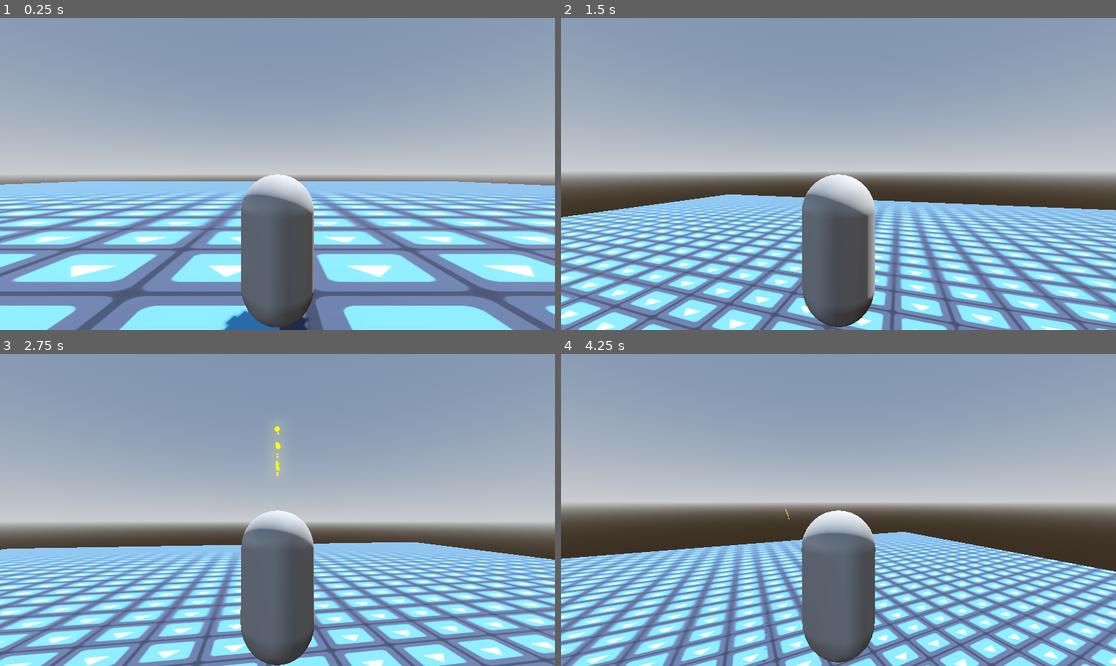
Above: before the commit, frames 1-4 (two rows, left to right).
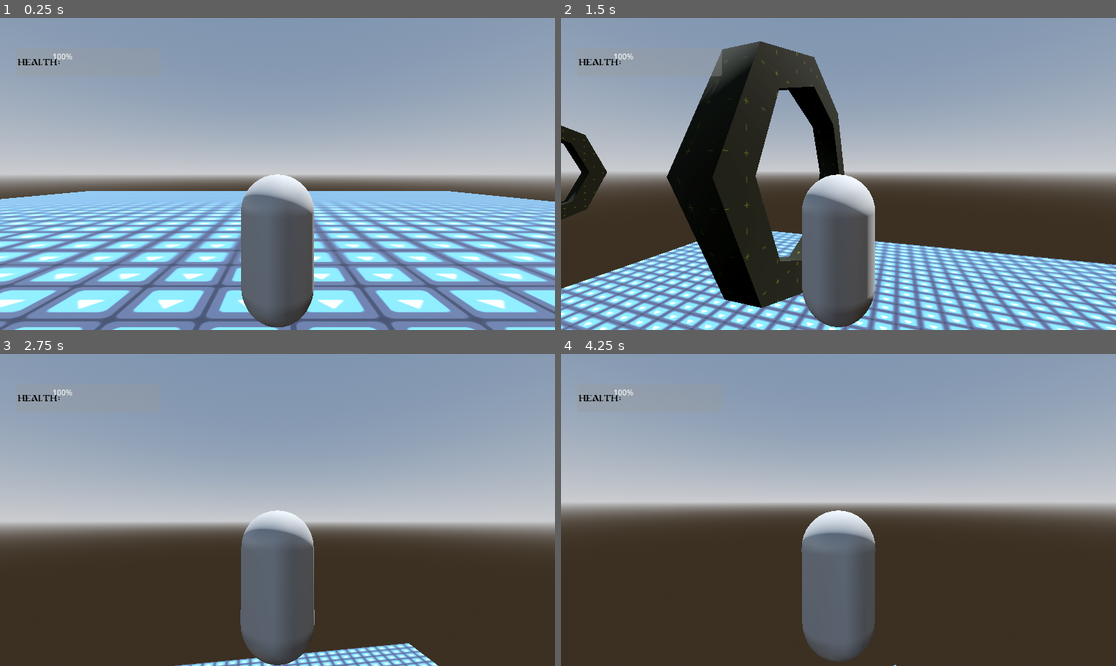
Above: after the commit, the same moments.

Repository: Feastgem/Game_game
Game: Godot game, scene res://assets/scenes/world.tscn
Two runs of this game, one before a commit and one after it. Both use one fixed random seed, a clock stepped at 60 frames per second and the inputs below. The engine's default icon, where the game draws it, is replaced by a stand-in: a white triangle on a blue panel in a dark square.
Inputs (mouse positions are in pixels of both pictures, inside the frame that each line leads up to):
- Up to frame 1 (0.25 s): no input
- Up to frame 2 (1.5 s): tap Enter (ui_accept) at 0.5 s; move the mouse to (866, 174) at 0.52 s; hold Space (jump) 0.53-1.28 s; hold Up (ui_up) from 0.53 s (still down); tap F (fly) at 0.6 s; move the mouse to (810, 174) at 1.27 s; tap Space (jump) at 1.35 s
- Up to frame 3 (2.75 s): keep holding Up (ui_up); tap Space (jump) at 1.52, 1.82 s; tap F (fly) at 1.55 s; move the mouse to (288, 503) at 2.02 s; hold Space (jump) from 2.03 s (still down); click (288, 503) at 2.1 s
- Up to frame 4 (4.25 s): keep holding Up (ui_up); move the mouse to (832, 516) at 2.77 s; release Space (jump) at 2.78 s; tap F (fly) at 2.85, 3.6 s; tap Space (jump) at 3.02, 3.32 s; move the mouse to (877, 513) at 3.52 s; hold Space (jump) from 3.53 s (still down)

The runs differ from the first frame. In frame 1, 30% of the frame differs, in the area x 0-100%, y 11-100%; in frame 2, 41%, in the area x 0-100%, y 7-100%; in frame 3, 33%; in frame 4, 33%.

Commit message:
v something i forgot to track

Diff:
--- /dev/null
+++ b/game-project/assets/material/grid/grid.tres
@@ -0,0 +1,9 @@
+[gd_resource type="StandardMaterial3D" format=3 uid="uid://chitmg68kgs4k"]
+
+[ext_resource type="Texture2D" uid="uid://ddn6aq8bi8et1" path="res://assets/material/grid/grid_gray.png" id="1_njyi2"]
+
+[resource]
+albedo_color = Color(0.3947838, 0.4052422, 0.38432983, 1)
+albedo_texture = ExtResource("1_njyi2")
+bent_normal_enabled = true
+uv1_triplanar = true
--- a/game-project/assets/scenes/scenes/bullet.tscn
+++ b/game-project/assets/scenes/bullet_enemy.tscn
@@ -1,15 +1,15 @@
-[gd_scene format=3 uid="uid://trplquwuqvck"]
+[gd_scene format=3 uid="uid://bu3usailotr3f"]
 
-[ext_resource type="Script" uid="uid://e34jikpubmxt" path="res://assets/scripts/bullet.gd" id="1_8hx1n"]
-[ext_resource type="Script" uid="uid://dtfk5118tmaxd" path="res://assets/scripts/Hitbox.gd" id="2_0t1ha"]
+[ext_resource type="Script" uid="uid://e34jikpubmxt" path="res://assets/scripts/bullet.gd" id="1_lfanp"]
+[ext_resource type="Script" uid="uid://dtfk5118tmaxd" path="res://assets/scripts/Hitbox.gd" id="2_6gvfb"]
 
 [sub_resource type="SphereShape3D" id="SphereShape3D_w7fbq"]
 radius = 0.01
 
 [sub_resource type="StandardMaterial3D" id="StandardMaterial3D_vmqvy"]
-albedo_color = Color(1, 0.7058824, 0.16078432, 1)
+albedo_color = Color(1, 0.28235295, 0.16078432, 1)
 emission_enabled = true
-emission = Color(1, 0.654902, 0, 1)
+emission = Color(0, 1, 0, 1)
 emission_energy_multiplier = 5.0
 
 [sub_resource type="SphereMesh" id="SphereMesh_gbu34"]
@@ -19,13 +19,6 @@
 
 [sub_resource type="SphereShape3D" id="SphereShape3D_2axtw"]
 radius = 0.05
-
-[sub_resource type="Gradient" id="Gradient_8hx1n"]
-offsets = PackedFloat32Array(0, 0.30769232, 0.7692308, 1)
-colors = PackedColorArray(1, 0.9882353, 0, 1, 1, 0.6509804, 0.043137256, 1, 1, 0.41568628, 0, 1, 0, 0, 0, 1)
-
-[sub_resource type="GradientTexture1D" id="GradientTexture1D_0t1ha"]
-gradient = SubResource("Gradient_8hx1n")
 
 [sub_resource type="Curve" id="Curve_r60kj"]
 _data = [Vector2(0, 0.68539333), 0.0, 0.0, 0, 0, Vector2(0.3076923, 1), 0.0, 0.0, 0, 0, Vector2(1, 0.30337083), 0.0, 0.0, 0, 0]
@@ -42,13 +35,11 @@
 scale_min = 5.0
 scale_max = 20.0
 scale_curve = SubResource("CurveTexture_qf0yw")
-color_ramp = SubResource("GradientTexture1D_0t1ha")
 
 [sub_resource type="StandardMaterial3D" id="StandardMaterial3D_pacmr"]
-vertex_color_use_as_albedo = true
-albedo_color = Color(1, 0.63529414, 0.03137255, 1)
+albedo_color = Color(1, 0.21960784, 0.03137255, 1)
 emission_enabled = true
-emission = Color(1, 0.6745098, 0, 1)
+emission = Color(1, 0.22352941, 0, 1)
 emission_energy_multiplier = 16.0
 
 [sub_resource type="SphereMesh" id="SphereMesh_x0qvn"]
@@ -56,9 +47,9 @@
 radius = 0.004
 height = 0.008
 
-[node name="bullet" type="CharacterBody3D" unique_id=355957662]
+[node name="bullet_enemy" type="CharacterBody3D" unique_id=355957662]
 transform = Transform3D(50, 0, 0, 0, 50, 0, 0, 0, 50, 0, 0, 0)
-script = ExtResource("1_8hx1n")
+script = ExtResource("1_lfanp")
 metadata/_custom_type_script = "uid://e34jikpubmxt"
 
 [node name="CollisionShape3D" type="CollisionShape3D" parent="." unique_id=164755811]
@@ -70,8 +61,8 @@
 [node name="Timer" type="Timer" parent="." unique_id=1908174567]
 
 [node name="Hitbox" type="Area3D" parent="." unique_id=1766820347]
-script = ExtResource("2_0t1ha")
-side = "player"
+script = ExtResource("2_6gvfb")
+side = "enemy"
 metadata/_custom_type_script = "uid://dtfk5118tmaxd"
 
 [node name="CollisionShape3D" type="CollisionShape3D" parent="Hitbox" unique_id=1406946037]
--- /dev/null
+++ b/game-project/assets/scenes/enemy_capsule.tscn
@@ -0,0 +1,68 @@
+[gd_scene format=3 uid="uid://djs50fkk4weyc"]
+
+[ext_resource type="Texture2D" uid="uid://clxet025q3p0v" path="res://assets/material/stone/stone tex.jpg" id="1_ip08d"]
+[ext_resource type="Texture2D" uid="uid://dgh460uqssx58" path="res://assets/material/stone/ston normal.jpg" id="2_64n2e"]
+[ext_resource type="Script" uid="uid://kamw1iyv1d4l" path="res://assets/scripts/Hurtbox.gd" id="3_acxj3"]
+[ext_resource type="Script" uid="uid://b558jlrvpt1vh" path="res://assets/scripts/states/state_machine.gd" id="4_64n2e"]
+[ext_resource type="Script" uid="uid://d30me6eltvu88" path="res://assets/scripts/states/enemy capsule/enemy_idle.gd" id="5_2snkp"]
+[ext_resource type="Script" uid="uid://bi4f4nse41hd6" path="res://assets/scripts/Health.gd" id="5_acxj3"]
+
+[sub_resource type="CapsuleMesh" id="CapsuleMesh_2snkp"]
+
+[sub_resource type="StandardMaterial3D" id="StandardMaterial3D_orphw"]
+albedo_color = Color(0.5472061, 0.52759665, 0.53152317, 1)
+albedo_texture = ExtResource("1_ip08d")
+albedo_texture_force_srgb = true
+metallic = 0.05
+roughness = 0.65
+normal_enabled = true
+normal_texture = ExtResource("2_64n2e")
+refraction_enabled = true
+refraction_scale = -0.71
+refraction_texture = ExtResource("2_64n2e")
+
+[sub_resource type="CapsuleShape3D" id="CapsuleShape3D_w8s37"]
+
+[sub_resource type="CapsuleShape3D" id="CapsuleShape3D_rpcpr"]
+radius = 0.55
+height = 2.1
+
+[node name="enemy" type="CharacterBody3D" unique_id=1764273433]
+
+[node name="MeshInstance3D" type="MeshInstance3D" parent="." unique_id=605474319]
+visible = false
+mesh = SubResource("CapsuleMesh_2snkp")
+surface_material_override/0 = SubResource("StandardMaterial3D_orphw")
+
+[node name="temp cam\\" type="Camera3D" parent="MeshInstance3D" unique_id=1099974095]
+transform = Transform3D(1, 0, 0, 0, 1, 0, 0, 0, 1, 0, 0.6695387, 1.5357354)
+
+[node name="CollisionShape3D" type="CollisionShape3D" parent="." unique_id=1132170046]
+visible = false
+shape = SubResource("CapsuleShape3D_w8s37")
+
+[node name="Hurtbox" type="Area3D" parent="." unique_id=657725507]
+script = ExtResource("3_acxj3")
+metadata/_custom_type_script = "uid://kamw1iyv1d4l"
+
+[node name="hurtbox_coll" type="CollisionShape3D" parent="Hurtbox" unique_id=1813095262]
+shape = SubResource("CapsuleShape3D_rpcpr")
+debug_color = Color(0.65128976, 0.51875293, 0, 0.41960785)
+
+[node name="Node3D" type="Node3D" parent="." unique_id=1449981340]
+transform = Transform3D(1, 0, 0, 0, 1, 0, 0, 0, 1, 0, 0.528079, -0.71096516)
+
+[node name="state_machine" type="Node" parent="." unique_id=1265819258]
+script = ExtResource("4_64n2e")
+metadata/_custom_type_script = "uid://b558jlrvpt1vh"
+
+[node name="enemy_idle" type="Node" parent="state_machine" unique_id=1426500598]
+script = ExtResource("5_2snkp")
+metadata/_custom_type_script = "uid://d30me6eltvu88"
+
+[node name="Health" type="Node" parent="." unique_id=1444314516]
+script = ExtResource("5_acxj3")
+side = "enemy"
+metadata/_custom_type_script = "uid://bi4f4nse41hd6"
+
+[node name="ShapeCast3D" type="ShapeCast3D" parent="." unique_id=1465650420]
--- a/game-project/assets/scenes/player.tscn
+++ b/game-project/assets/scenes/player.tscn
@@ -10,6 +10,7 @@
 [ext_resource type="Script" uid="uid://byxn5gknwhq38" path="res://assets/scripts/states/player/idle_state_player.gd" id="8_c6vv5"]
 [ext_resource type="Script" uid="uid://ifdc1am7f1qr" path="res://assets/scripts/states/player/fly_player.gd" id="9_60g6h"]
 [ext_resource type="Script" uid="uid://d0vs35kgpu6cw" path="res://assets/scripts/states/player/fall_player.gd" id="10_hrrj1"]
+[ext_resource type="PackedScene" uid="uid://ccv64nxdm2n4k" path="res://assets/scenes/ui.tscn" id="11_hrrj1"]
 
 [sub_resource type="CapsuleMesh" id="CapsuleMesh_ysycn"]
 
@@ -144,6 +145,7 @@
 
 [node name="Health" type="Node" parent="." unique_id=1211971927]
 script = ExtResource("1_rwm0n")
+side = "player"
 metadata/_custom_type_script = "uid://bi4f4nse41hd6"
 
 [node name="camera pivot" type="Node3D" parent="." unique_id=553340421]
@@ -193,5 +195,7 @@
 [node name="AnimationPlayer" type="AnimationPlayer" parent="." unique_id=1305656851]
 libraries/ = SubResource("AnimationLibrary_1dmvh")
 
+[node name="UI" parent="." unique_id=764262957 instance=ExtResource("11_hrrj1")]
+
 [connection signal="health_is_null" from="Health" to="state_machine" method="_on_health_health_is_null"]
 [connection signal="hit_taken" from="Hurtbox" to="Health" method="_on_hurtbox_hit_taken"]
--- /dev/null
+++ b/game-project/assets/scenes/ui.tscn
@@ -0,0 +1,59 @@
+[gd_scene format=3 uid="uid://ccv64nxdm2n4k"]
+
+[ext_resource type="FontFile" uid="uid://b5ol23crlys66" path="res://assets/font/MoriaCitadel.TTF" id="1_21nk7"]
+
+[sub_resource type="StyleBoxFlat" id="StyleBoxFlat_q5k2w"]
+bg_color = Color(0.6, 0.6, 0.6, 0.34509805)
+corner_radius_top_left = 5
+corner_radius_top_right = 5
+corner_radius_bottom_right = 5
+corner_radius_bottom_left = 5
+
+[sub_resource type="StyleBoxFlat" id="StyleBoxFlat_21nk7"]
+bg_color = Color(0, 0, 0, 1)
+
+[sub_resource type="StyleBoxFlat" id="StyleBoxFlat_g18s6"]
+bg_color = Color(0.93333334, 0, 0, 1)
+
+[node name="UI" type="CanvasLayer" unique_id=764262957]
+
+[node name="Panel" type="Panel" parent="." unique_id=1205792468]
+anchors_preset = -1
+anchor_left = 0.032
+anchor_top = 0.097
+anchor_right = 0.032
+anchor_bottom = 0.097
+offset_left = -3.8640022
+offset_top = 0.14399719
+offset_right = 297.136
+offset_bottom = 58.143997
+theme_override_styles/panel = SubResource("StyleBoxFlat_q5k2w")
+
+[node name="MarginContainer" type="MarginContainer" parent="Panel" unique_id=1252020444]
+layout_mode = 1
+anchors_preset = 15
+anchor_right = 1.0
+anchor_bottom = 1.0
+grow_horizontal = 2
+grow_vertical = 2
+theme_override_constants/margin_left = 5
+theme_override_constants/margin_top = 5
+theme_override_constants/margin_right = 5
+theme_override_constants/margin_bottom = 5
+
+[node name="HBoxContainer" type="HBoxContainer" parent="Panel/MarginContainer" unique_id=1983526145]
+layout_mode = 2
+size_flags_stretch_ratio = 20.0
+
+[node name="Label" type="Label" parent="Panel/MarginContainer/HBoxContainer" unique_id=1177893672]
+layout_mode = 2
+theme_override_colors/font_color = Color(0, 0, 0, 1)
+theme_override_colors/font_outline_color = Color(1, 0, 0, 1)
+theme_override_fonts/font = ExtResource("1_21nk7")
+text = "Health:"
+
+[node name="ProgressBar" type="ProgressBar" parent="Panel/MarginContainer/HBoxContainer" unique_id=2012024125]
+layout_mode = 2
+theme_override_styles/background = SubResource("StyleBoxFlat_21nk7")
+theme_override_styles/fill = SubResource("StyleBoxFlat_g18s6")
+value = 100.0
--- a/game-project/assets/scenes/world.tscn
+++ b/game-project/assets/scenes/world.tscn
@@ -3,6 +3,7 @@
 [ext_resource type="Texture2D" uid="uid://cw0ny70tcnyki" path="res://assets/icon.svg" id="1_gc7y0"]
 [ext_resource type="PackedScene" uid="uid://bssv6xclk5u2k" path="res://assets/scenes/enemy.tscn" id="2_0moxn"]
 [ext_resource type="PackedScene" uid="uid://cpn80hpg21jkk" path="res://assets/scenes/player.tscn" id="3_vu0c7"]
+[ext_resource type="Material" uid="uid://chitmg68kgs4k" path="res://assets/material/grid/grid.tres" id="4_0moxn"]
 
 [sub_resource type="ProceduralSkyMaterial" id="ProceduralSkyMaterial_bd1kc"]
 sky_horizon_color = Color(0.66224277, 0.6717428, 0.6867428, 1)
@@ -44,7 +45,46 @@
 shape = SubResource("BoxShape3D_fbnfw")
 
 [node name="enemy" parent="." unique_id=1005151256 instance=ExtResource("2_0moxn")]
-transform = Transform3D(1, 0, 0, 0, 1, 0, 0, 0, 1, -1.9427556, 1, 0.8836086)
+transform = Transform3D(1, 0, 0, 0, 1, 0, 0, 0, 1, -1.9427556, 4.545487, 5.870473)
 
 [node name="CharacterBody3D" parent="." unique_id=280842506 instance=ExtResource("3_vu0c7")]
-transform = Transform3D(1, 0, 0, 0, 1, 0, 0, 0, 1, 2.5036182, 1.5, 0.5860467)
+transform = Transform3D(1, 0, 0, 0, 1, 0, 0, 0, 1, 2.5036182, 4.574643, 3.797739)
+
+[node name="CSGCombiner3D" type="CSGCombiner3D" parent="." unique_id=876933127]
+use_collision = true
+
+[node name="CSGCylinder3D" type="CSGCylinder3D" parent="CSGCombiner3D" unique_id=1738742658]
+transform = Transform3D(-4.371139e-08, -1, 0, 1, -4.371139e-08, 0, 0, 0, 1, 0, 19.80537, 0)
+radius = 4.0
+height = 1.0
+material = ExtResource("4_0moxn")
+
+[node name="CSGCylinder3D2" type="CSGCylinder3D" parent="CSGCombiner3D/CSGCylinder3D" unique_id=1868421578]
+operation = 2
+radius = 3.0
+height = 1.0
+material = ExtResource("4_0moxn")
+
+[node name="CSGCylinder3D2" type="CSGCylinder3D" parent="CSGCombiner3D" unique_id=353592349]
+transform = Transform3D(-4.371139e-08, -1, 0, 1, -4.371139e-08, 0, 0, 0, 1, 32, 19.80537, 0)
+radius = 4.0
+height = 1.0
+material = ExtResource("4_0moxn")
+
+[node name="CSGCylinder3D2" type="CSGCylinder3D" parent="CSGCombiner3D/CSGCylinder3D2" unique_id=1293687130]
+operation = 2
+radius = 3.0
+height = 1.0
+material = ExtResource("4_0moxn")
+
+[node name="CSGCylinder3D3" type="CSGCylinder3D" parent="CSGCombiner3D" unique_id=278212941]
+transform = Transform3D(-4.371139e-08, -1, 0, 1, -4.371139e-08, 0, 0, 0, 1, -20, 19.80537, 0)
+radius = 4.0
+height = 1.0
+material = ExtResource("4_0moxn")
+
+[node name="CSGCylinder3D2" type="CSGCylinder3D" parent="CSGCombiner3D/CSGCylinder3D3" unique_id=1003639236]
+operation = 2
+radius = 3.0
+height = 1.0
+material = ExtResource("4_0moxn")
--- a/game-project/assets/scripts/Health.gd
+++ b/game-project/assets/scripts/Health.gd
@@ -4,6 +4,7 @@
 signal health_changed
 signal health_is_null
 
+@export var side: String
 @export var max_health: int = 100
 var health: int = max_health : set = set_health , get = get_health
 
@@ -21,6 +22,7 @@
 	return health
 
 
-func _on_hurtbox_hit_taken(value: int) -> void:
-	var _damage: int = health - value
-	set_health(_damage)
+func _on_hurtbox_hit_taken(value: int, variation : String) -> void:
+	if side != variation:
+		var _damage: int = health - value
+		set_health(_damage)
--- a/game-project/assets/scripts/Hitbox.gd
+++ b/game-project/assets/scripts/Hitbox.gd
@@ -2,3 +2,4 @@
 extends Area3D
 
 @export var damage: int = 10
+@export var side: String
--- a/game-project/assets/scripts/Hurtbox.gd
+++ b/game-project/assets/scripts/Hurtbox.gd
@@ -8,4 +8,5 @@
 func _on_area_entered(hitbox: Hitbox):
 	if hitbox != null:
 		var _damage: int = hitbox.damage
-		hit_taken.emit(_damage)
+		var side = hitbox.side
+		hit_taken.emit(_damage, side)
--- a/game-project/assets/scripts/player.gd
+++ b/game-project/assets/scripts/player.gd
@@ -11,7 +11,7 @@
 func _ready() -> void:
 	Input.set_mouse_mode(Input.MOUSE_MODE_CAPTURED)
 func _physics_process(delta: float) -> void:
-	if not is_on_floor():
+	if not is_on_floor() and ! flight:
 		velocity.y -= 9.8 * delta
 	if Input.is_action_just_pressed("quit"):
 		get_tree().quit()
--- /dev/null
+++ b/game-project/assets/scripts/states/enemy capsule/enemy_idle.gd
@@ -0,0 +1,2 @@
+extends state
+class_name enemy_idle
--- a/game-project/assets/scripts/states/player/fly_player.gd
+++ b/game-project/assets/scripts/states/player/fly_player.gd
@@ -2,28 +2,30 @@
 class_name fly_player
 var time:bool
 var dir : bool
+@export var flight_speed : int = 50
 func enter_state():
 	print('fly')
 	var character = statemachine.get_parent()
 	character.velocity.y += 50
+
 	character.flight = true
 	time = true
 
 func physics_update(delta: float):
 	var character = statemachine.get_parent()
 	if Input.is_action_pressed("jump"):
-		character.velocity.y = character.jump
+		character.velocity.y = flight_speed * 0.4
 		dir = true
 
 	else:character.velocity.y = move_toward(character.velocity.y, 0, 5)
 	if character.direction:
-		character.velocity.x = character.direction.x * character.speed
-		character.velocity.z = character.direction.z * character.speed
+		character.velocity.x = character.direction.x * flight_speed
+		character.velocity.z = character.direction.z * flight_speed
 	else:
-		character.velocity.x = move_toward(character.velocity.x, 0, character.speed)
-		character.velocity.z = move_toward(character.velocity.z, 0, character.speed)
+		character.velocity.x = move_toward(character.velocity.x, 0, 3)
+		character.velocity.z = move_toward(character.velocity.z, 0, 3)
 	if Input.is_action_pressed("fly_down"):
-		character.velocity.y = -character.jump
+		character.velocity.y = -flight_speed * 0.4
 		dir = true
 	if Input.is_action_just_pressed("fly") and not time:
 		character.flight = false
Binary file added: game-project/assets/font/MoriaCitadel.TTF
Not shown, added: game-project/assets/font/MoriaCitadel.TTF.import
Binary file added: game-project/assets/material/grid/grid_gray.png
Not shown, added: game-project/assets/material/grid/grid_gray.png.import
Binary file added: game-project/assets/material/stone/ston normal.jpg
Not shown, added: game-project/assets/material/stone/ston normal.jpg.import
Binary file added: game-project/assets/material/stone/stone tex.jpg
Not shown, added: game-project/assets/material/stone/stone tex.jpg.import
Not shown, added: game-project/assets/scripts/states/enemy capsule/enemy_idle.gd.uid
